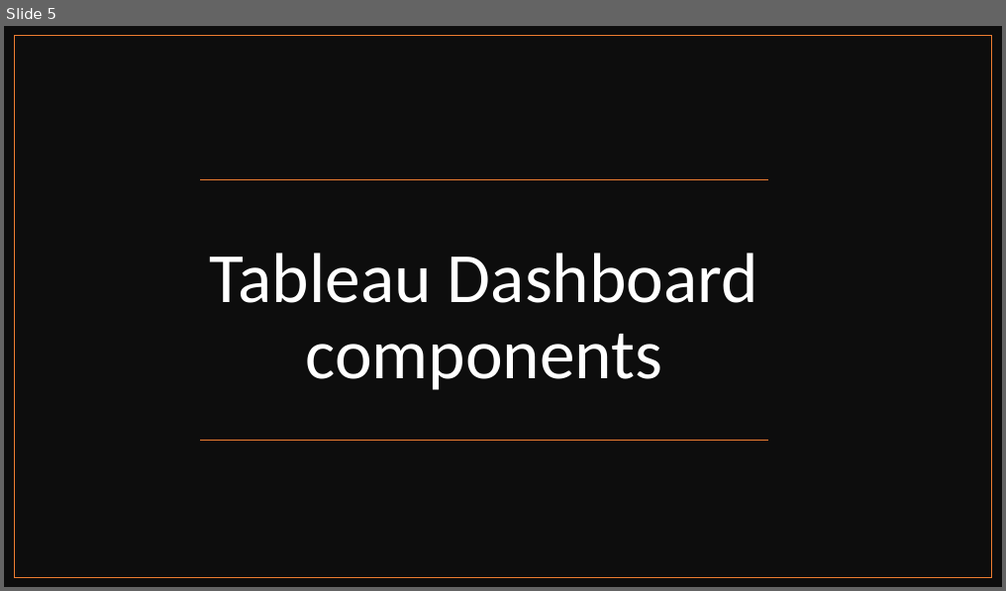
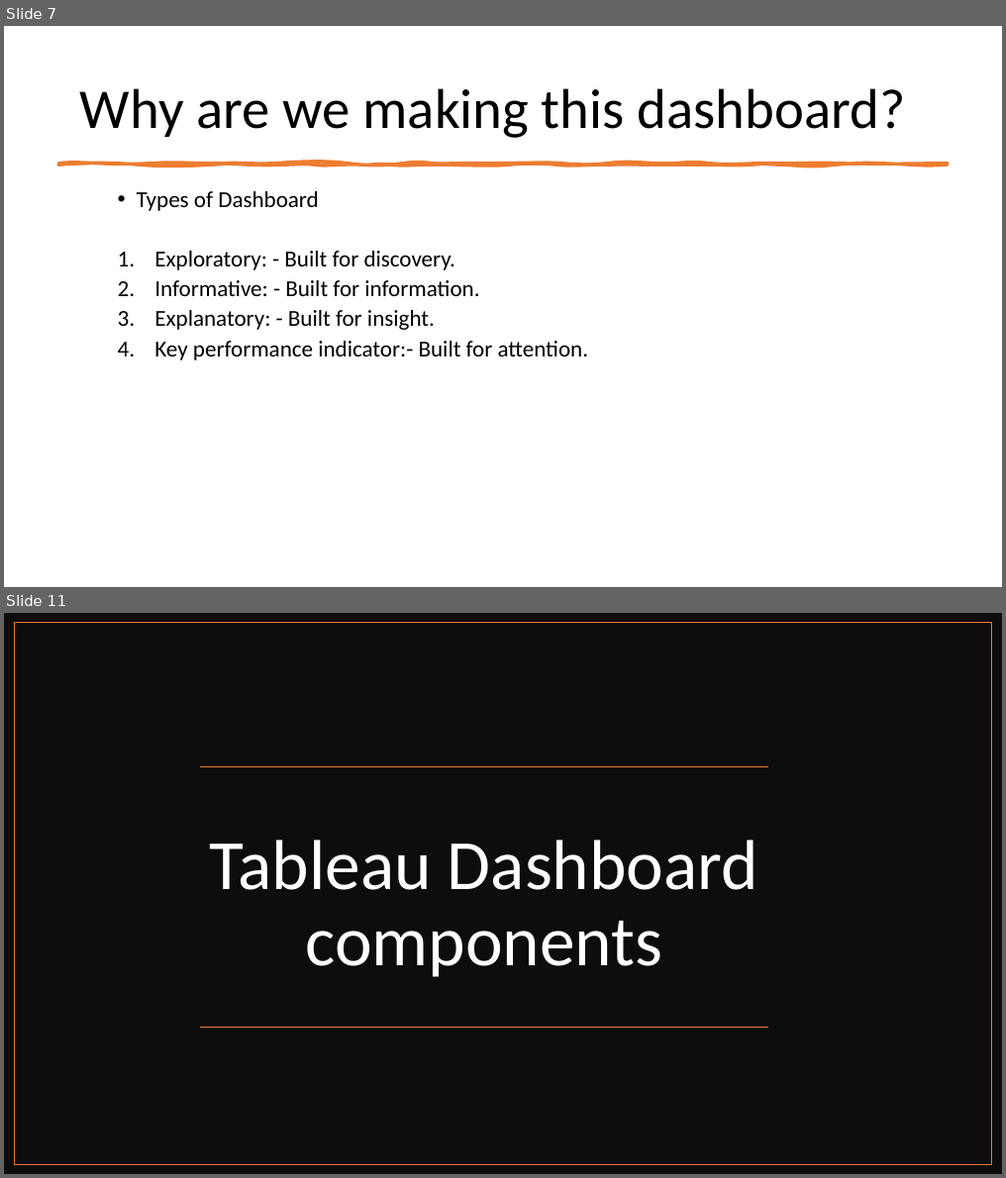
Before and after one commit to akchaudhary57/Job-Ready-Data-Analyst-Course-in-90-Days, a slide deck: Tableau for Visualization/PPT/Interactive Tableau Dashboard.pptx. Shown one above the other, each under a label of ours: slide 5 before the commit, slides 7 and 11 after it; the slides between them are not shown. The pictures are 1006x591 and 1006x1178 pixels, drawn with LibreOffice and Linux fonts; fonts in the diff are those of the drawing. Boxes give left, top, right and bottom in pixels: in the first picture for what was removed or moved away, otherwise in the second. Text is boxed around its words. In the diff, an @@ line names an element or a change of style, - is before the commit and + after.

```diff
--- a/Tableau for Visualization/PPT/Interactive Tableau Dashboard.pptx
+++ b/Tableau for Visualization/PPT/Interactive Tableau Dashboard.pptx
@@ slide 7 added at bbox=[4, 26, 1002, 587], background #FFFFFF @@
@@ title added at bbox=[80, 88, 906, 138], 54 pt, text #000000 @@
+Why are we making this dashboard?
@@ freeform shape added at bbox=[58, 163, 947, 165], fill #ED7D31, outline #ED7D31 3.25 pt @@
@@ text added at bbox=[137, 191, 589, 361], 22 pt, text #000000 @@
+  • Types of Dashboard
+  1. Exploratory: - Built for discovery.
+  2. Informative: - Built for information.
+  3. Explanatory: - Built for insight.
+  4. Key performance indicator:- Built for attention.
@@ what was slide 5 is now slide 11 @@
```
Also in this commit, not shown: 1 slide changed, 6 other slides added, 1 slide removed, 1 other file.
